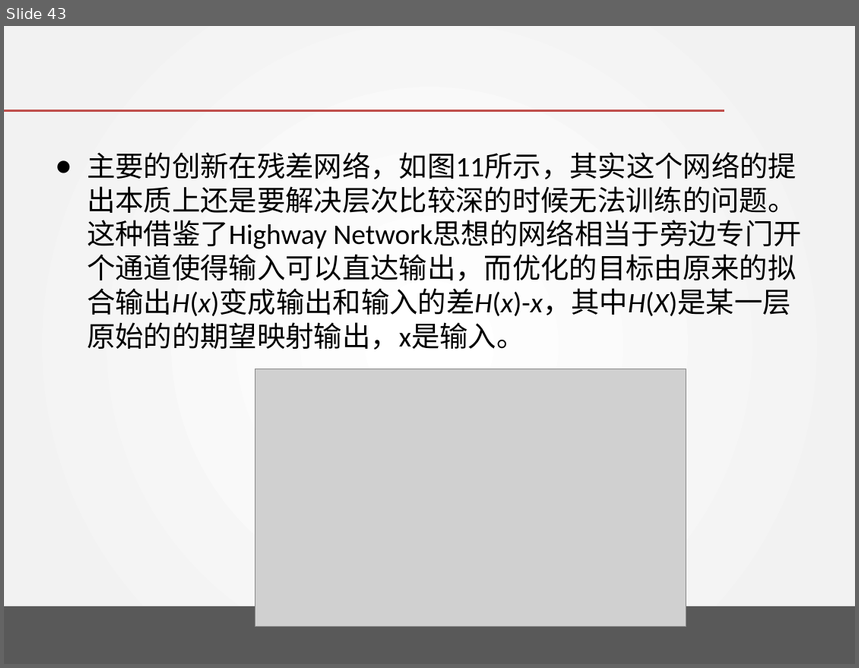
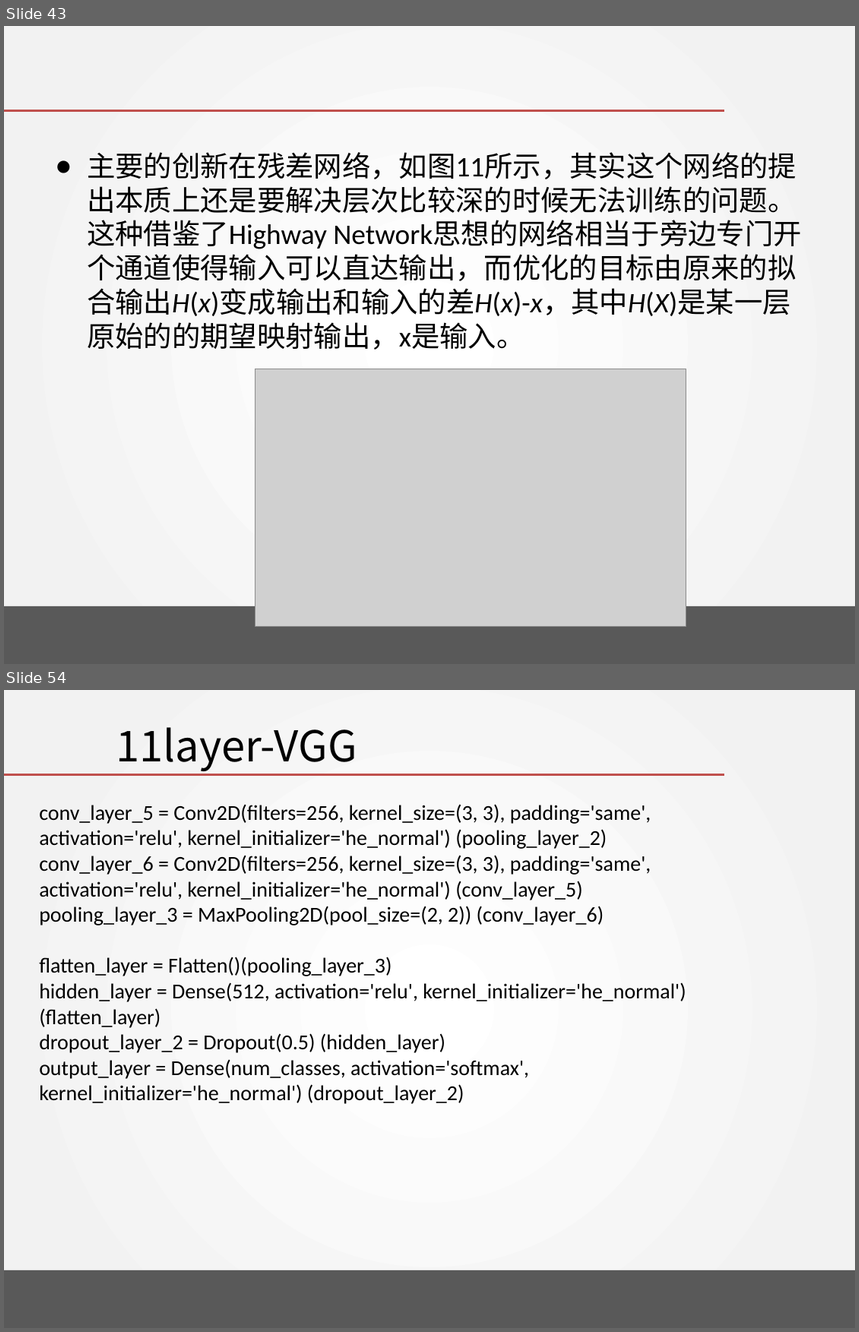
Before and after one commit to DavidPeng11/Artificial_Intelligence_2018, a slide deck: chapter 12 - Convolutional Neural Networks/Convolutional Neural Networks.pptx. Shown one above the other, each under a label of ours: slide 43 before the commit, slides 43 and 54 after it; the slides between them are not shown. The pictures are 859x668 and 859x1332 pixels, drawn with LibreOffice and Linux fonts; fonts in the diff are those of the drawing; grey boxes stand for pictures; background and template pictures are left out. Boxes give left, top, right and bottom in pixels: in the first picture for what was removed or moved away, otherwise in the second. Text is boxed around its words. In the diff, an @@ line names an element or a change of style, - is before the commit and + after.

```diff
--- a/chapter 12 - Convolutional Neural Networks/Convolutional Neural Networks.pptx
+++ b/chapter 12 - Convolutional Neural Networks/Convolutional Neural Networks.pptx
@@ slide 54 added at (4, 690, 855, 1328), background gradient #FFFFFF to #F2F2F2; not listed: 2 template elements that a slide beside it also shows @@
@@ title added at (116, 727, 357, 771), 36 pt, text #000000 @@
+11layer-VGG
@@ text added at (39, 804, 686, 1104), 18 pt, text #000000 @@
+conv_layer_5 = Conv2D(filters=256, kernel_size=(3, 3), padding='same', activation='relu', kernel_initializer='he_normal') (pooling_layer_2)
+conv_layer_6 = Conv2D(filters=256, kernel_size=(3, 3), padding='same', activation='relu', kernel_initializer='he_normal') (conv_layer_5)
+pooling_layer_3 = MaxPooling2D(pool_size=(2, 2)) (conv_layer_6)
+flatten_layer = Flatten()(pooling_layer_3)
+hidden_layer = Dense(512, activation='relu', kernel_initializer='he_normal') (flatten_layer)
+dropout_layer_2 = Dropout(0.5) (hidden_layer)
+output_layer = Dense(num_classes, activation='softmax', kernel_initializer='he_normal') (dropout_layer_2)
```
Also in this commit, not shown: 16 other slides added, 2 other files.
